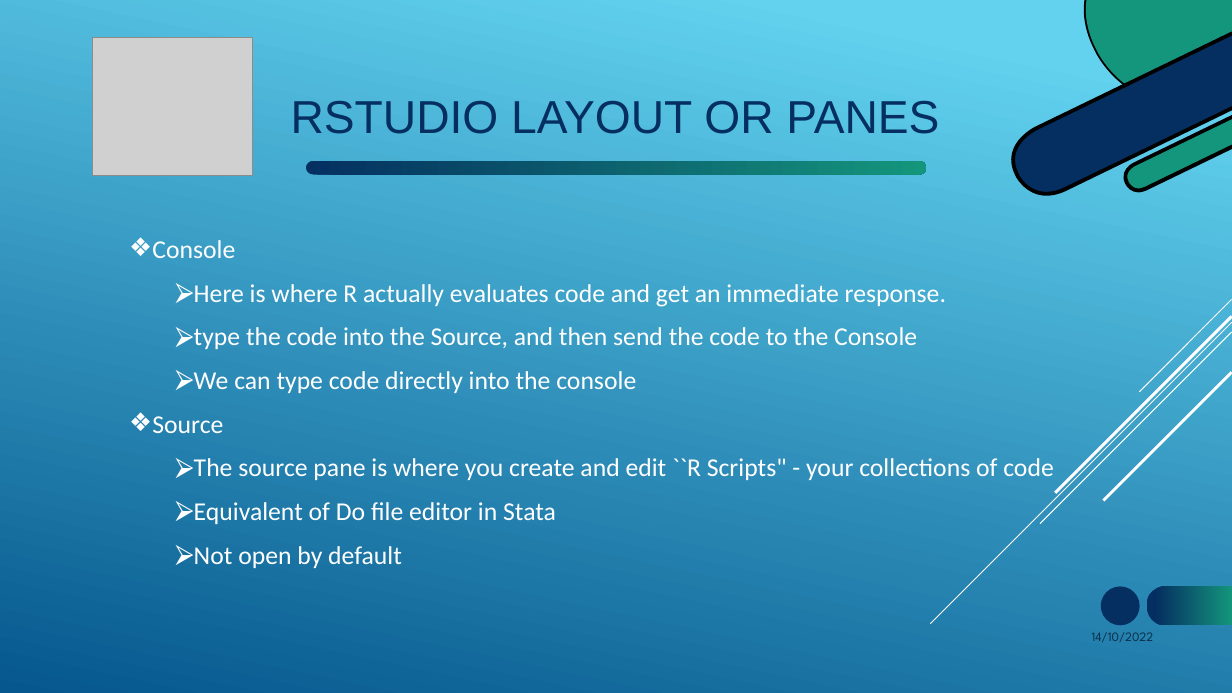
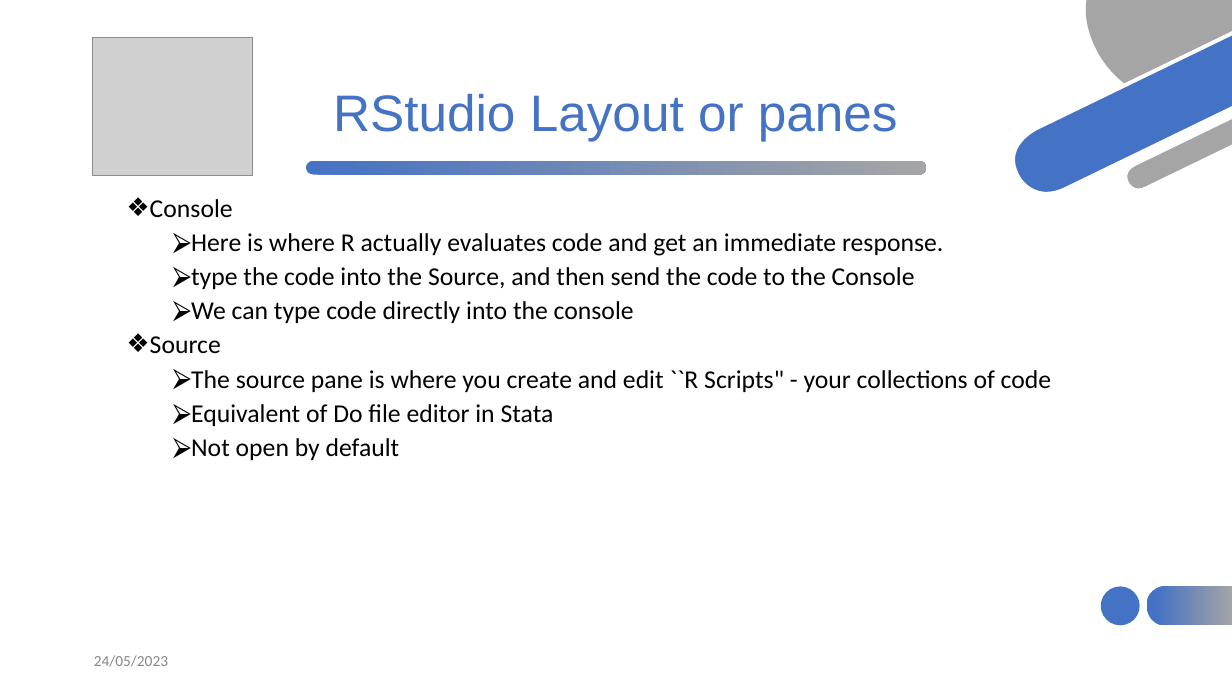
Before and after one commit to HaymanotB/himsite, a slide deck: slide 11 of lecture/RStudio_material.pptx. Drawn at 1232x693 pixels with LibreOffice and Linux fonts; fonts in the diff are those of the drawing; grey boxes stand for pictures. Boxes give left, top, right and bottom in pixels: in the first picture for what was removed or moved away, otherwise in the second. Text is boxed around its words. In the diff, an @@ line names an element or a change of style, - is before the commit and + after.

```diff
--- a/lecture/RStudio_material.pptx
+++ b/lecture/RStudio_material.pptx
@@ background gradient #62D2EF to #05578D to #FFFFFF @@
@@ freeform shape at [1085,0,1232,84]: fill #14967C to #A5A5A5 @@
@@ fill #000000 to #FFFFFF in 3 elements at [1083,0,1231,101], [1123,114,1232,192], [1011,30,1232,196] @@
@@ freeform shape at [1013,32,1232,193]: fill #052F61 to #4472C4 @@
@@ title at [333,94,898,141]: text changed; size 36 to 40 pt; text colour #052F61 to #4472C4 @@
-RSTUDIO LAYOUT OR PANES
+RStudio Layout or panes
@@ freeform shape at [1125,116,1232,190]: fill #14967C to #A5A5A5 @@
@@ freeform shape at [305,160,927,176]: fill gradient #052F61 to #14967C to gradient #4472C4 to #A5A5A5 @@
@@ text "Console" at [150,199,1051,460]: text colour #FFFFFF to #000000; indent changed; line spacing 1 to 0.9; bullet colour #FFFFFF to #000000; less space between paragraphs; vertical alignment middle to top @@
@@ group removed at [931,299,1232,624]: 5 lines @@
@@ ellipse at [1101,587,1140,626]: fill #052F61 to #4472C4 @@
@@ freeform shape at [1146,585,1232,627]: fill gradient #052F61 to #14967C to gradient #4472C4 to #A5A5A5 @@
@@ text added at [94,655,168,667], 12 pt, text #888888 @@
+24/05/2023
@@ text removed at [1092,632,1154,642] @@
-14/10/2022
```
Also in this commit, not shown: 30 other slides changed, 1 slide added, 4 other files.
